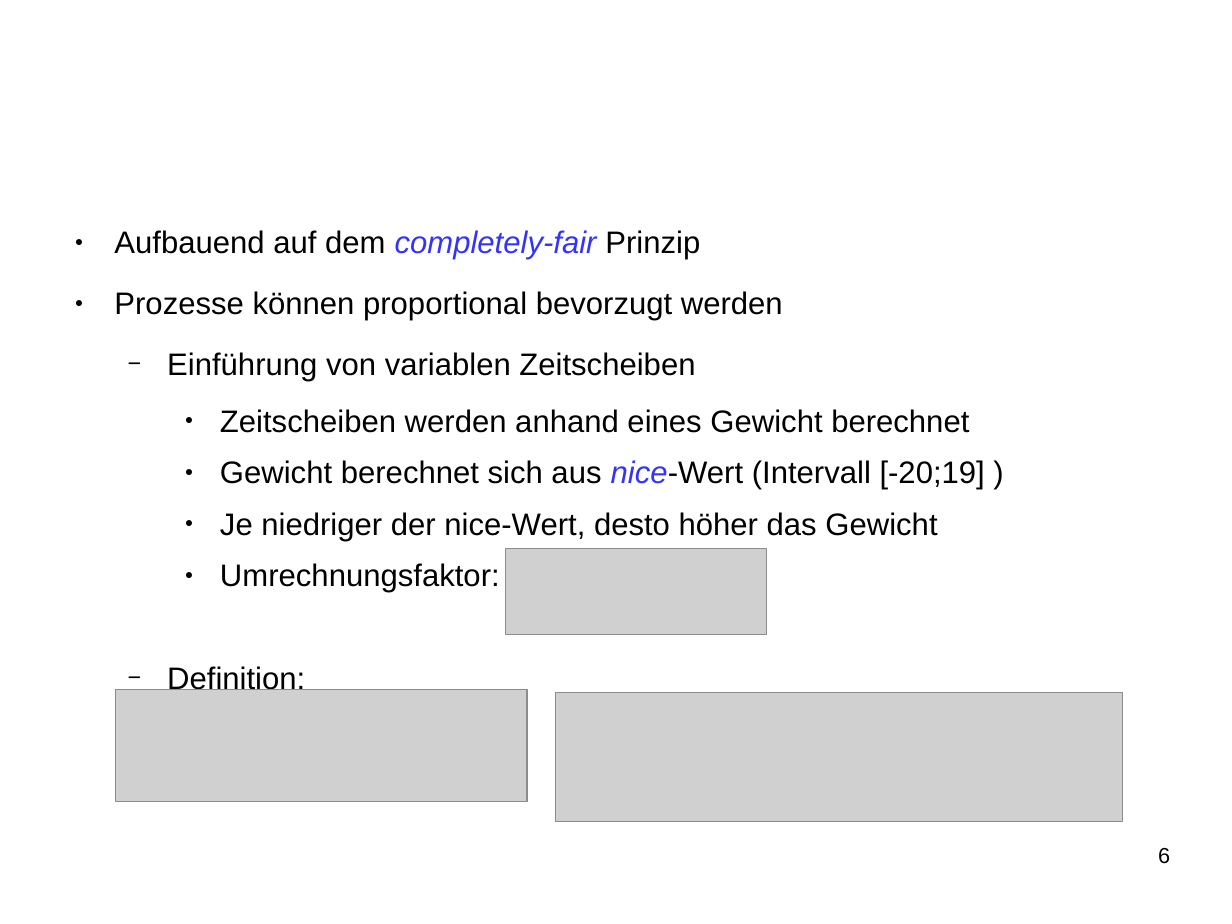
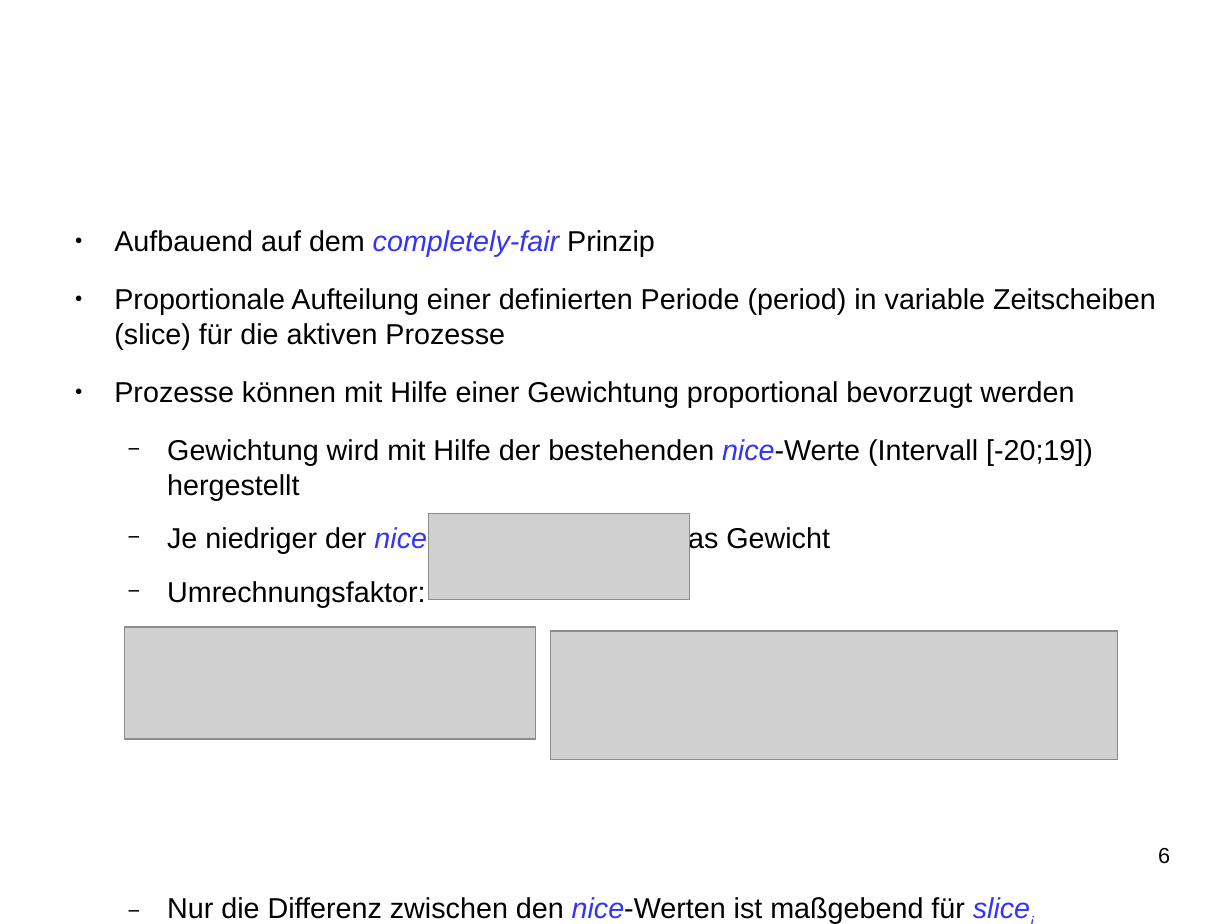
Before and after one commit to SeminararbeitCFS/main, a slide deck: slide 6 of vortrag/vortrag_CFS.odp. Drawn at 1232x924 pixels with LibreOffice and Linux fonts; fonts in the diff are those of the drawing; grey boxes stand for pictures; background and template pictures are left out. Boxes give left, top, right and bottom in pixels: in the first picture for what was removed or moved away, otherwise in the second. Text is boxed around its words. In the diff, an @@ line names an element or a change of style, - is before the commit and + after.

```diff
--- a/vortrag/vortrag_CFS.odp
+++ b/vortrag/vortrag_CFS.odp
@@ text at (x1=114, y1=230, x2=830, y2=607): size 20 to 18.5 pt in "Aufbauend auf dem completely-fair Prinzip", "Je niedriger der nice-Wert, desto höher das ...", "Umrechnungsfaktor:", "Definition:"; text colour #000000 to #3333FF, italic on in "nice-Wert,"; bullet ● to −; list level 3 to 2 in "Je niedriger der nice-Wert, desto ..."; list level 3 to 2 in "Umrechnungsfaktor:" @@
@@ text at (x1=114, y1=288, x2=1156, y2=500): text changed; size 20 to 18.5 pt @@
-● Prozesse können proportional bevorzugt werden
-  − Einführung von variablen Zeitscheiben
-    ● Zeitscheiben werden anhand eines Gewicht berechnet
-    ● Gewicht berechnet sich aus nice-Wert (Intervall [-20;19] )
+● Proportionale Aufteilung einer definierten Periode (period) in variable Zeitscheiben (slice) für die aktiven Prozesse
+● Prozesse können mit Hilfe einer Gewichtung proportional bevorzugt werden
+  − Gewichtung wird mit Hilfe der bestehenden nice-Werte (Intervall [-20;19]) hergestellt
@@ picture moved from (x1=506, y1=549, x2=768, y2=635) to (x1=428, y1=513, x2=690, y2=599) @@
@@ picture moved from (x1=115, y1=690, x2=527, y2=802) to (x1=124, y1=627, x2=536, y2=739) @@
@@ picture moved from (x1=556, y1=693, x2=1122, y2=822) to (x1=551, y1=632, x2=1118, y2=760) @@
@@ text at (x1=167, y1=897, x2=964, y2=924): paragraph added @@
+  − Nur die Differenz zwischen den nice-Werten ist maßgebend für slicei
```
Also in this commit, not shown: 3 other slides changed.
